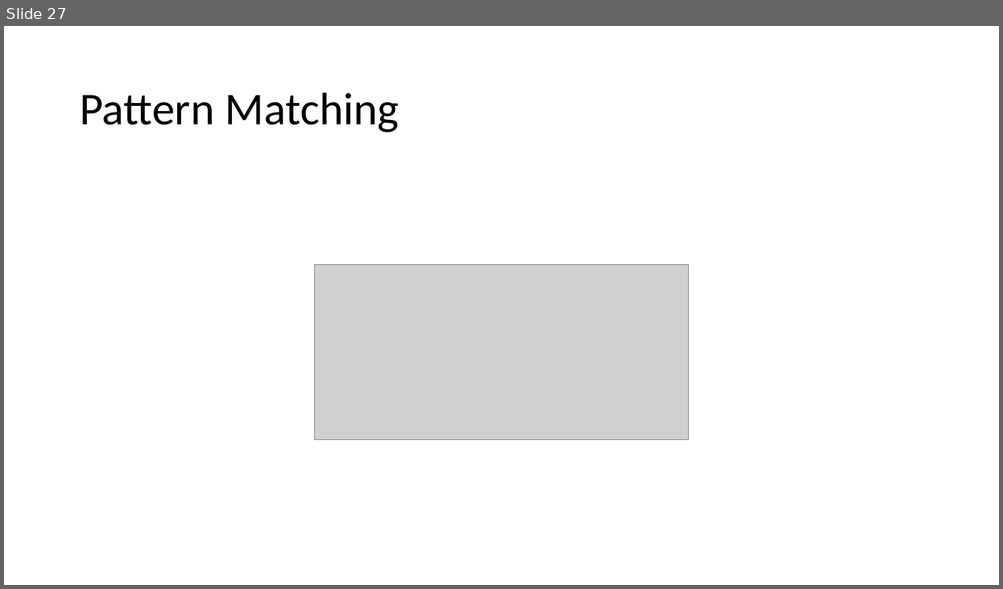
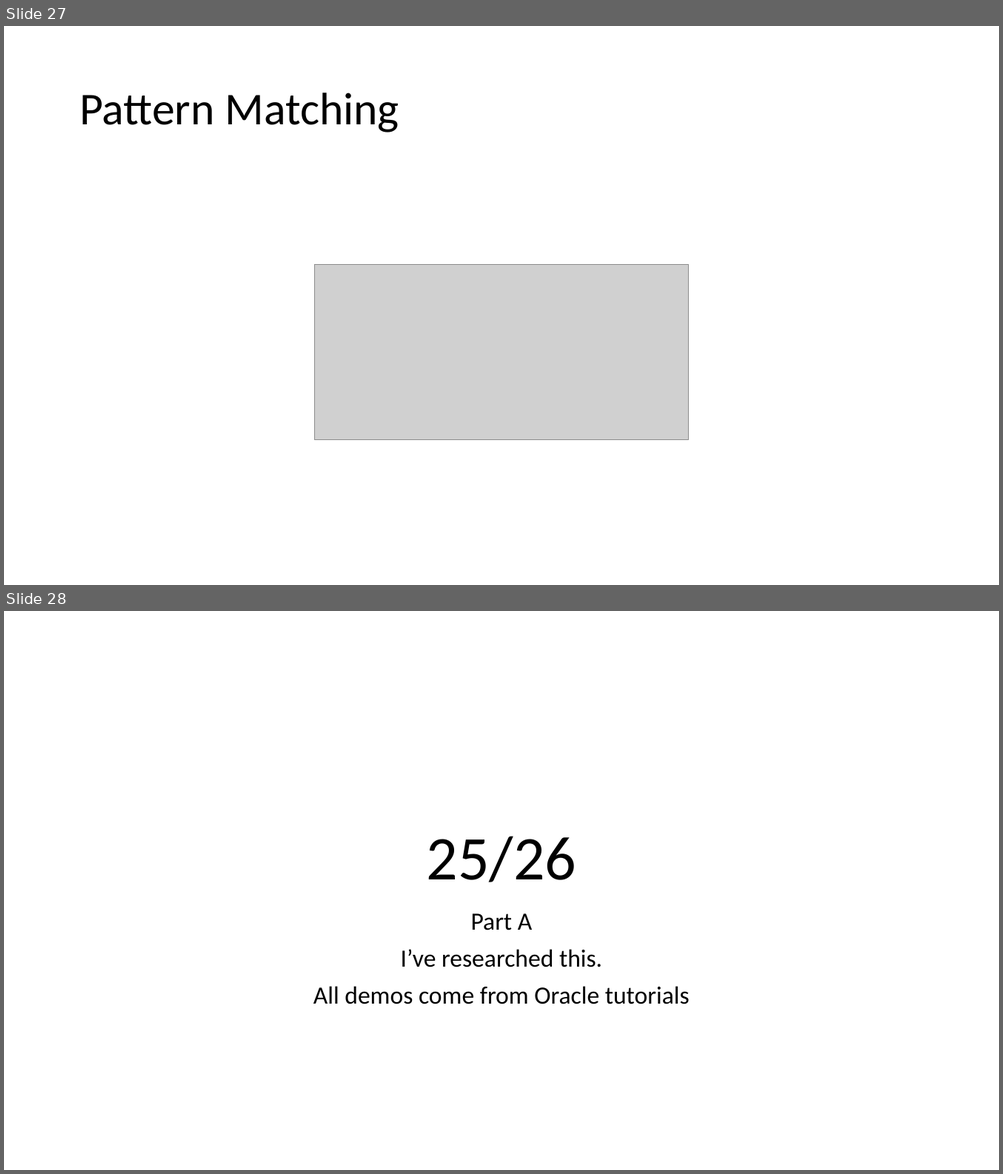
Before and after one commit to KeaganErasmus/BCDEJava, a slide deck: Assessment1_Presentation.pptx. Shown one above the other, each under a label of ours: slide 27 before the commit, slides 27 and 28 after it. The pictures are 1003x589 and 1003x1174 pixels, drawn with LibreOffice and Linux fonts; fonts in the diff are those of the drawing; grey boxes stand for pictures. Boxes give left, top, right and bottom in pixels: in the first picture for what was removed or moved away, otherwise in the second. Text is boxed around its words. In the diff, an @@ line names an element or a change of style, - is before the commit and + after.

```diff
--- a/Assessment1_Presentation.pptx
+++ b/Assessment1_Presentation.pptx
@@ slide 28 added at bbox=[4, 611, 999, 1170], background #FFFFFF @@
@@ title added at bbox=[427, 836, 576, 883], 60 pt, text #000000 @@
+25/26
@@ subtitle added at bbox=[313, 914, 689, 1005], 24 pt, text #000000 @@
+Part A
+I’ve researched this.
+All demos come from Oracle tutorials
```
Also in this commit, not shown: 26 other slides added, 9 other files.
